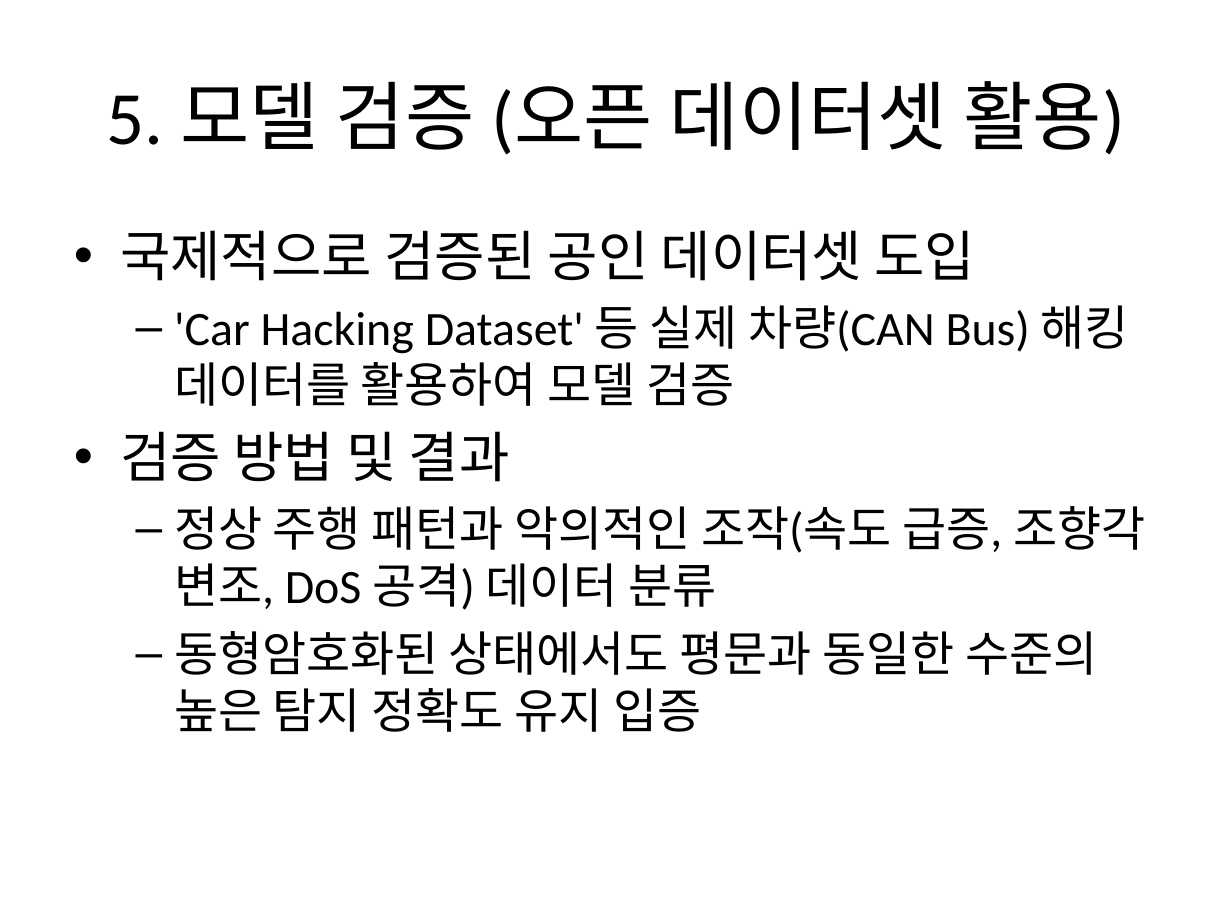
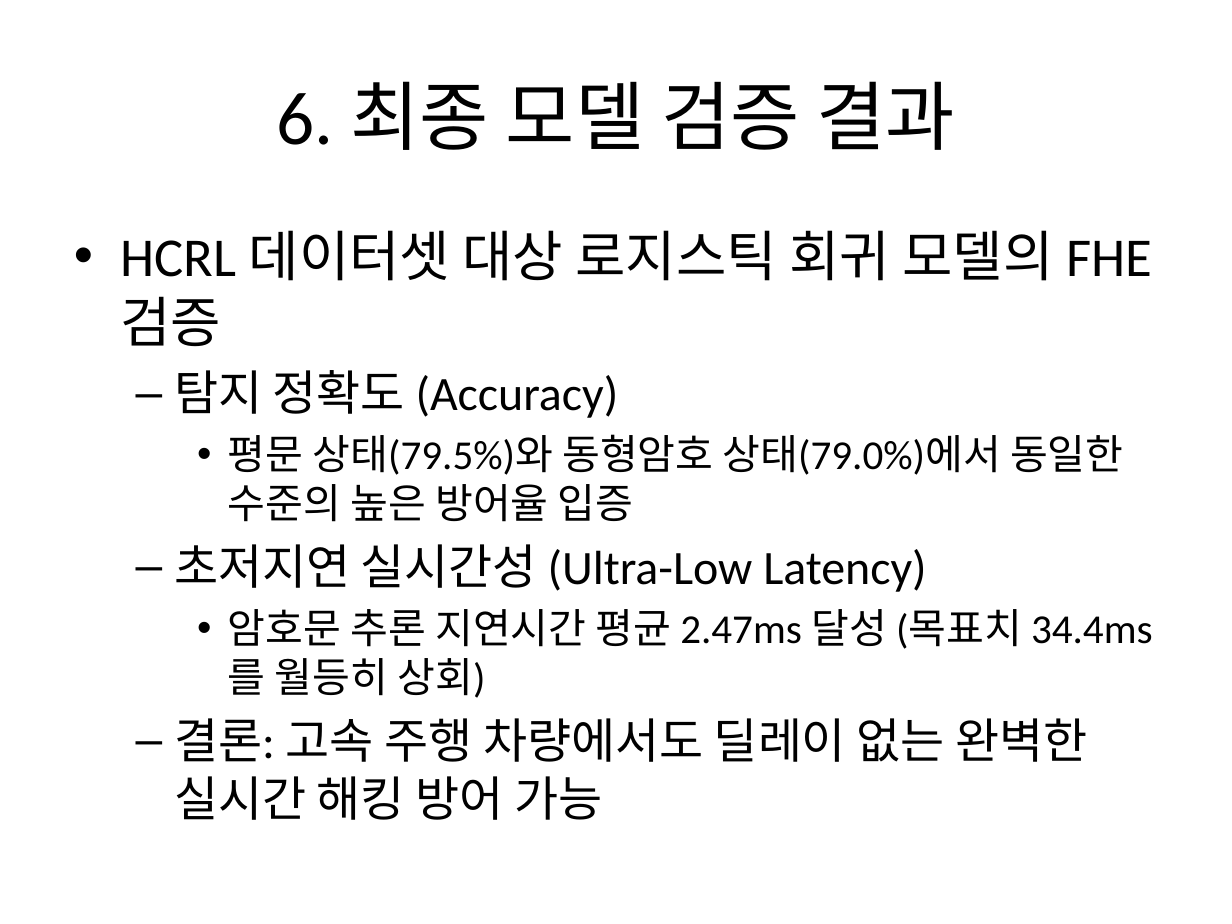
Before and after one commit to dongkunkim64/Final-Term-Project, a slide deck: slide 8 of UGV_FHE_Presentation_Final.pptx (slide 7 before the commit). Drawn at 1232x924 pixels with LibreOffice and Linux fonts; fonts in the diff are those of the drawing. Boxes give left, top, right and bottom in pixels: in the first picture for what was removed or moved away, otherwise in the second. Text is boxed around its words. In the diff, an @@ line names an element or a change of style, - is before the commit and + after.

Commit message:
Add HCRL dataset introduction slide

```diff
--- a/UGV_FHE_Presentation_Final.pptx
+++ b/UGV_FHE_Presentation_Final.pptx
@@ title at (x1=276, y1=81, x2=956, y2=150): text changed @@
-5. 모델 검증 (오픈 데이터셋 활용)
+6. 최종 모델 검증 결과
@@ text at (x1=120, y1=230, x2=1153, y2=820): text changed; size 28 to 24 pt @@
-• 국제적으로 검증된 공인 데이터셋 도입
-  – 'Car Hacking Dataset' 등 실제 차량(CAN Bus) 해킹 데이터를 활용하여 모델 검증
-• 검증 방법 및 결과
-  – 정상 주행 패턴과 악의적인 조작(속도 급증, 조향각 변조, DoS 공격) 데이터 분류
-  – 동형암호화된 상태에서도 평문과 동일한 수준의 높은 탐지 정확도 유지 입증
+• HCRL 데이터셋 대상 로지스틱 회귀 모델의 FHE 검증
+  – 탐지 정확도 (Accuracy)
+    • 평문 상태(79.5%)와 동형암호 상태(79.0%)에서 동일한 수준의 높은 방어율 입증
+  – 초저지연 실시간성 (Ultra-Low Latency)
+    • 암호문 추론 지연시간 평균 2.47ms 달성 (목표치 34.4ms를 월등히 상회)
+  – 결론: 고속 주행 차량에서도 딜레이 없는 완벽한 실시간 해킹 방어 가능
```
Also in this commit, not shown: 2 other slides changed, 1 slide added, 2 other files.
